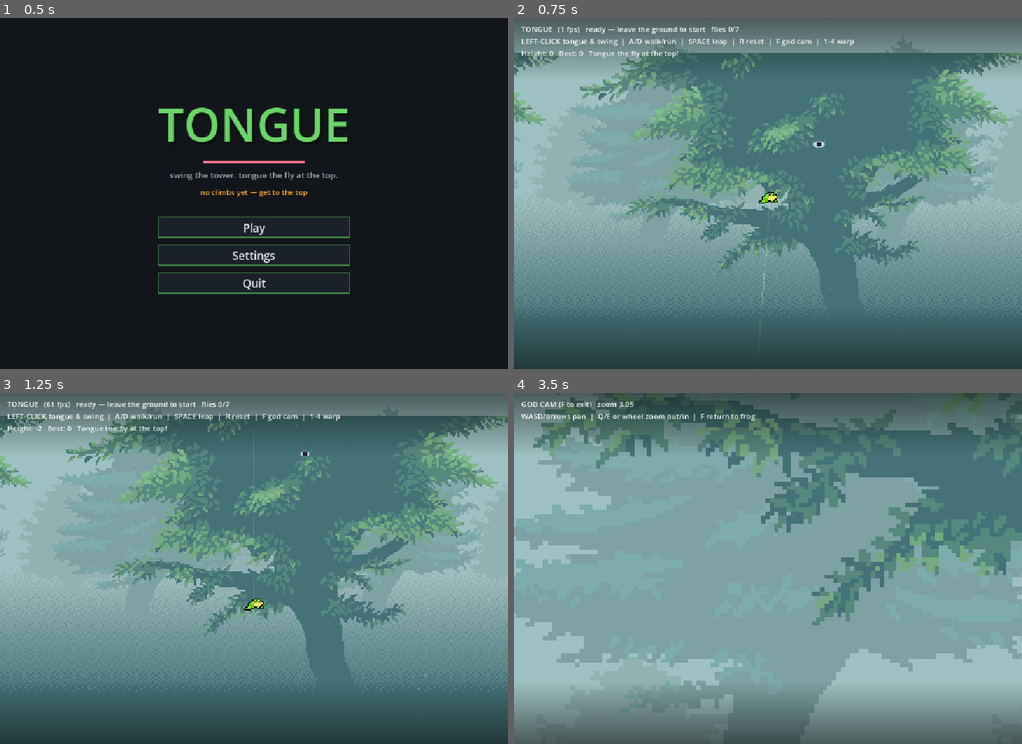
Above: before the commit, frames 1-4 (two rows, left to right).
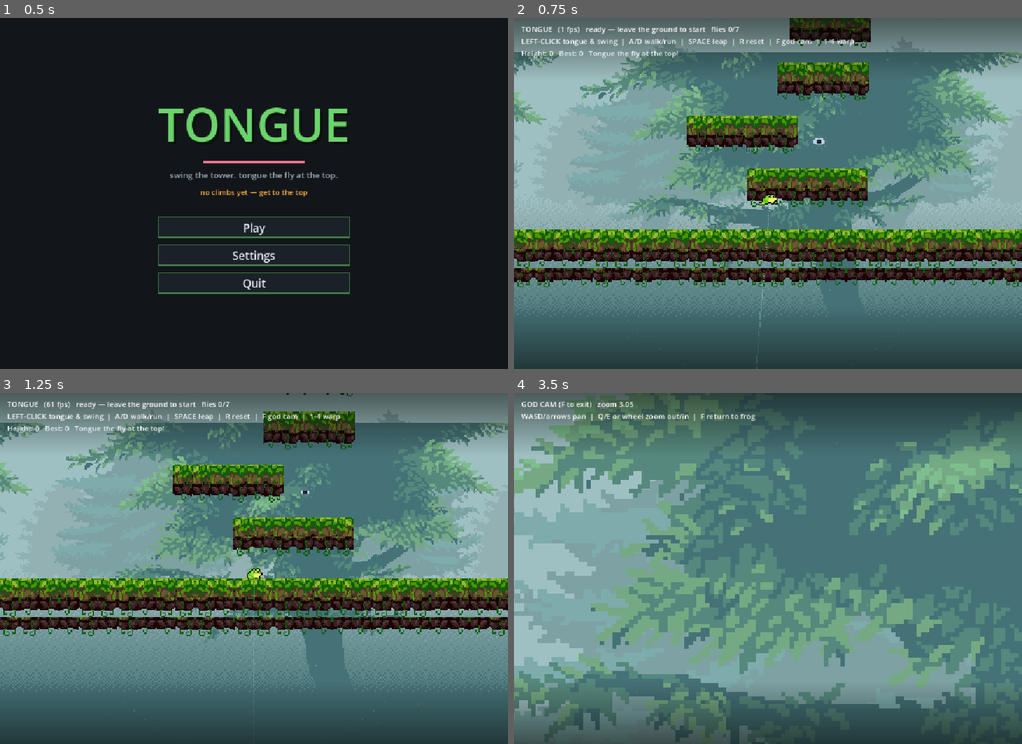
Above: after the commit, the same moments.

Repository: asg86260/Tongue
Game: Godot game, scene res://Title.tscn
Same seed, same stepped clock (60 frames per second), same inputs: the game is played once before the commit and once after it.
Inputs (mouse positions are in pixels of both pictures, inside the frame that each line leads up to):
- Up to frame 1 (0.5 s): no input
- Up to frame 2 (0.75 s): click "Play" at 0.5 s
- Up to frame 3 (1.25 s): no input
- Up to frame 4 (3.5 s): tap Enter at 1.25 s; move the mouse to (879, 550) at 1.27 s; press the mouse at (879, 550) at 1.28 s; hold D (move_right) 1.28-2.03 s; tap Space (jump) at 1.52, 1.82, 2.27, 2.57 s; move the mouse to (666, 586) at 2.02 s; release the mouse at (666, 586) at 2.03 s; hold S (move_down) 2.03-2.78 s; tap F (godcam) at 2.1 s; move the mouse to (818, 491) at 2.77 s; hold D (move_right) from 2.78 s (still down); hold E (zoom_in) from 2.78 s (still down)

Frame 1 is identical in both runs. In frame 2, 21% of the frame differs, in the area x 0-100%, y 0-100%; in frame 3, 29%; in frame 4, 64%.
Error before the commit: Parse Error: Cannot infer the type of "t" variable because the value doesn't have a set type. (res://Biome.gd:21)

Commit message:
Fix Biome.tint type inference (Variant dict access needs explicit float)
Co-Authored-By: Claude Opus 4.8 <noreply@anthropic.com>

Diff:
--- a/Biome.gd
+++ b/Biome.gd
@@ -18,6 +18,6 @@
 		return BANDS[0]["tint"]
 	for i in range(BANDS.size() - 1):
 		if hm < BANDS[i + 1]["h"]:
-			var t := (hm - BANDS[i]["h"]) / (BANDS[i + 1]["h"] - BANDS[i]["h"])
+			var t: float = (hm - BANDS[i]["h"]) / (BANDS[i + 1]["h"] - BANDS[i]["h"])
 			return (BANDS[i]["tint"] as Color).lerp(BANDS[i + 1]["tint"], t)
 	return BANDS[BANDS.size() - 1]["tint"]
